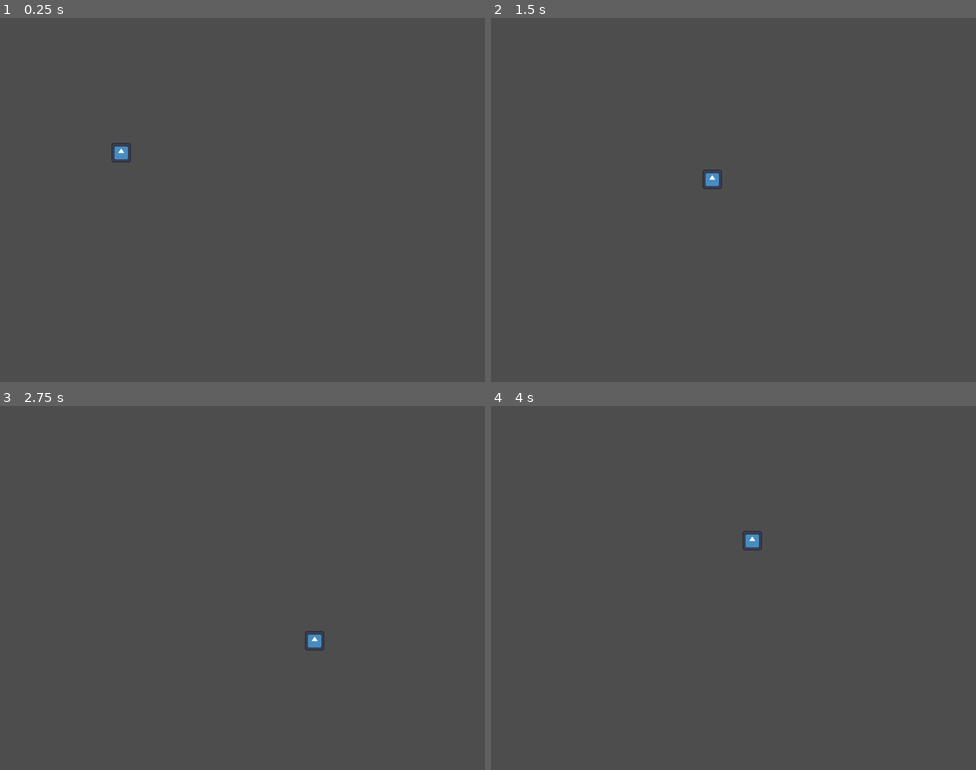
Above: before the commit, frames 1-4 (two rows, left to right).
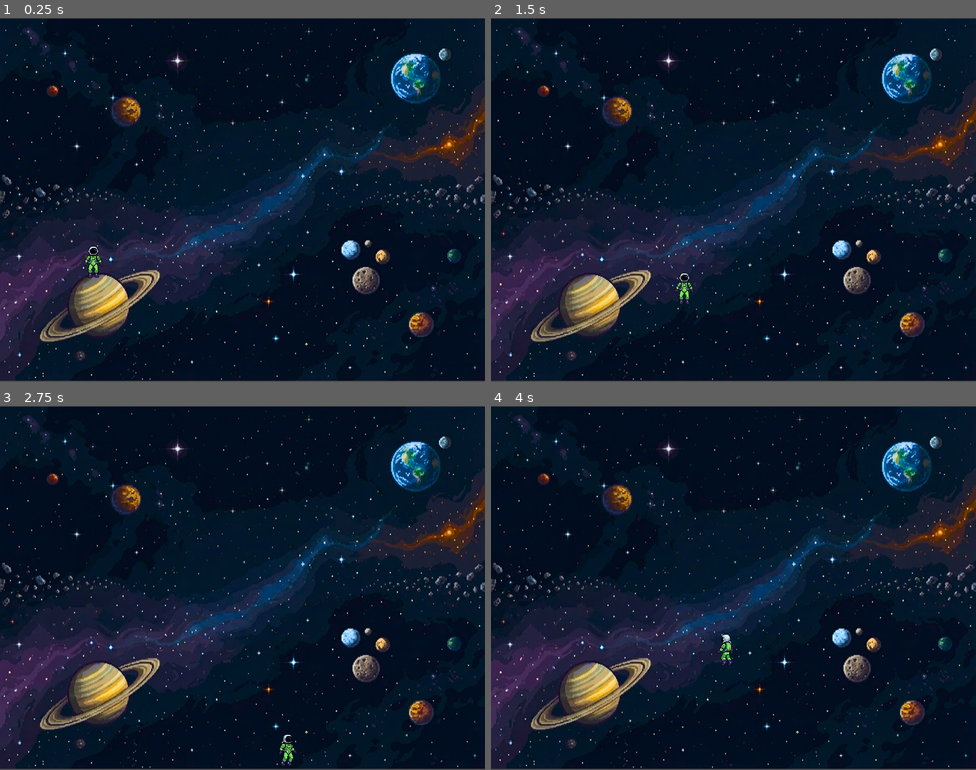
Above: after the commit, the same moments.

Repository: Unigran802-563/Fragmento-Zero
Game: Godot game, scene res://scenes/arena.tscn
The game is run twice, just before and just after one commit, with the same random seed, the same clock (stepped at 60 frames per second) and the same inputs. The engine's default icon, where the game draws it, is replaced by a stand-in: a white triangle on a blue panel in a dark square.
Inputs:
- Up to frame 1 (0.25 s): no input
- Up to frame 2 (1.5 s): tap Enter at 0.5 s; hold D (mover_direita) 0.53-1.28 s; hold S (mover_baixo) from 1.28 s (still down)
- Up to frame 3 (2.75 s): release S (mover_baixo) at 2.03 s; hold D (mover_direita) from 2.03 s (still down)
- Up to frame 4 (4 s): release D (mover_direita) at 2.78 s; hold W (mover_cima) 2.78-3.53 s; hold A (mover_esquerda) from 3.53 s (still down)

The runs differ from the first frame. In frame 1, 99% of the frame differs, in the area x 0-100%, y 0-100%; in frame 2, 99%; in frame 3, 99%; in frame 4, 99%.

Commit message:
checkpoint: sprites e arena inicial

Diff:
--- /dev/null
+++ b/entities/asteroide.tscn
@@ -0,0 +1,17 @@
+[gd_scene format=3 uid="uid://br6wcj3glrfsu"]
+
+[ext_resource type="Texture2D" uid="uid://dw5bvcgex8ufy" path="res://sprites/asteroides/pedrao.png" id="1_67u35"]
+[ext_resource type="Script" uid="uid://du8mdgremagup" path="res://scripts/asteroide.gd" id="1_upnfu"]
+
+[sub_resource type="CircleShape2D" id="CircleShape2D_g4v7s"]
+radius = 18.0
+
+[node name="Asteroide" type="CharacterBody2D" unique_id=1910399287]
+script = ExtResource("1_upnfu")
+
+[node name="CollisionShape2D" type="CollisionShape2D" parent="." unique_id=1233405117]
+shape = SubResource("CircleShape2D_g4v7s")
+
+[node name="Sprite2D" type="Sprite2D" parent="." unique_id=1275348898]
+scale = Vector2(0.08, 0.08)
+texture = ExtResource("1_67u35")
--- a/entities/astronauta.tscn
+++ b/entities/astronauta.tscn
@@ -1,18 +1,18 @@
 [gd_scene format=3 uid="uid://cmoe5m264n051"]
 
-[ext_resource type="Texture2D" uid="uid://cj8x00ukniruq" path="res://icon.svg" id="1_2eju7"]
 [ext_resource type="Script" uid="uid://by8fuufe171jh" path="res://scripts/astronauta.gd" id="1_kslan"]
+[ext_resource type="Texture2D" uid="uid://b4vysi5lt5m8f" path="res://sprites/astronauta/frente.png" id="2_kslan"]
 
 [sub_resource type="CircleShape2D" id="CircleShape2D_g4v7s"]
 radius = 12.0
 
 [node name="Astronauta" type="CharacterBody2D" unique_id=1019041079]
-position = Vector2(200, 222)
+position = Vector2(-46, -32)
 script = ExtResource("1_kslan")
 
 [node name="CollisionShape2D" type="CollisionShape2D" parent="." unique_id=1938320668]
 shape = SubResource("CircleShape2D_g4v7s")
 
 [node name="Sprite2D" type="Sprite2D" parent="." unique_id=106750015]
-scale = Vector2(0.25, 0.25)
-texture = ExtResource("1_2eju7")
+scale = Vector2(0.08, 0.08)
+texture = ExtResource("2_kslan")
--- a/scenes/arena.tscn
+++ b/scenes/arena.tscn
@@ -1,7 +1,41 @@
 [gd_scene format=3 uid="uid://dmbrq84o3etyr"]
 
 [ext_resource type="PackedScene" uid="uid://cmoe5m264n051" path="res://entities/astronauta.tscn" id="1_e05a3"]
+[ext_resource type="Texture2D" uid="uid://xvq0y5sqd62d" path="res://sprites/cenas/quadante123.png" id="2_wl4x5"]
+
+[sub_resource type="RectangleShape2D" id="RectangleShape2D_g4v7s"]
+size = Vector2(20, 600)
+
+[sub_resource type="RectangleShape2D" id="RectangleShape2D_wl4x5"]
+size = Vector2(800, 20)
+
+[sub_resource type="RectangleShape2D" id="RectangleShape2D_olpmc"]
+size = Vector2(800, 20)
 
 [node name="Espaço" type="Node2D" unique_id=2146083269]
 
 [node name="Astronauta" parent="." unique_id=1019041079 instance=ExtResource("1_e05a3")]
+position = Vector2(156, 401)
+
+[node name="Cenario" type="Sprite2D" parent="." unique_id=1045796681]
+z_index = -10
+position = Vector2(400, 300)
+texture = ExtResource("2_wl4x5")
+
+[node name="Limites" type="StaticBody2D" parent="." unique_id=79556505]
+
+[node name="ParedeEsquerda" type="CollisionShape2D" parent="Limites" unique_id=2039005693]
+position = Vector2(0, 300)
+shape = SubResource("RectangleShape2D_g4v7s")
+
+[node name="ParedeDireita" type="CollisionShape2D" parent="Limites" unique_id=2086674216]
+position = Vector2(800, 300)
+shape = SubResource("RectangleShape2D_g4v7s")
+
+[node name="ParedeCima" type="CollisionShape2D" parent="Limites" unique_id=1372804846]
+position = Vector2(400, 0)
+shape = SubResource("RectangleShape2D_wl4x5")
+
+[node name="ParedeBaixo" type="CollisionShape2D" parent="Limites" unique_id=1792324530]
+position = Vector2(400, 600)
+shape = SubResource("RectangleShape2D_olpmc")
--- /dev/null
+++ b/scripts/asteroide.gd
@@ -0,0 +1,9 @@
+extends CharacterBody2D
+
+# Origem: trecho sugerido por IA (Manus), adaptado para o protótipo.
+@export var velocidade: float = 100.0
+@export var direcao: Vector2 = Vector2.LEFT
+
+func _physics_process(_delta: float) -> void:
+	velocity = direcao.normalized() * velocidade
+	move_and_slide()
--- a/scripts/astronauta.gd
+++ b/scripts/astronauta.gd
@@ -1,9 +1,30 @@
 extends CharacterBody2D
 
-# Referência: documentação oficial da Godot — CharacterBody2D e Input.get_vector().
+# Movimento: referência à documentação oficial da Godot — CharacterBody2D e Input.get_vector().
+# Troca das texturas: trecho sugerido por IA (Manus), adaptado para os sprites do projeto.
+
 @export var velocidade: float = 220.0
 
+const TEXTURA_FRENTE: Texture2D = preload("res://sprites/astronauta/frente.png")
+const TEXTURA_COSTA: Texture2D = preload("res://sprites/astronauta/costa.png")
+const TEXTURA_DIREITA: Texture2D = preload("res://sprites/astronauta/direita.png")
+const TEXTURA_ESQUERDA: Texture2D = preload("res://sprites/astronauta/esquerda.png")
+
+@onready var sprite: Sprite2D = $Sprite2D
+
+
 func _physics_process(_delta: float) -> void:
-	var direcao := Input.get_vector("mover_esquerda", "mover_direita", "mover_cima", "mover_baixo")
+	var direcao := Input.get_vector(
+		"mover_esquerda",
+		"mover_direita",
+		"mover_cima",
+		"mover_baixo"
+	)
 	velocity = direcao * velocidade
 	move_and_slide()
+
+	if direcao != Vector2.ZERO:
+		if abs(direcao.x) > abs(direcao.y):
+			sprite.texture = TEXTURA_DIREITA if direcao.x > 0 else TEXTURA_ESQUERDA
+		else:
+			sprite.texture = TEXTURA_FRENTE if direcao.y > 0 else TEXTURA_COSTA
Not shown, added: scripts/asteroide.gd.uid
Binary file added: sprites/asteroides/esporao.png
Not shown, added: sprites/asteroides/esporao.png.import
Binary file added: sprites/asteroides/gelido.png
Not shown, added: sprites/asteroides/gelido.png.import
Binary file added: sprites/asteroides/ouro_podre.png
Not shown, added: sprites/asteroides/ouro_podre.png.import
Binary file added: sprites/asteroides/pedrao.png
Not shown, added: sprites/asteroides/pedrao.png.import
Binary file added: sprites/asteroides/vulcanico.png
Not shown, added: sprites/asteroides/vulcanico.png.import
Binary file added: sprites/astronauta/costa.png
(and 10 more such lines)
